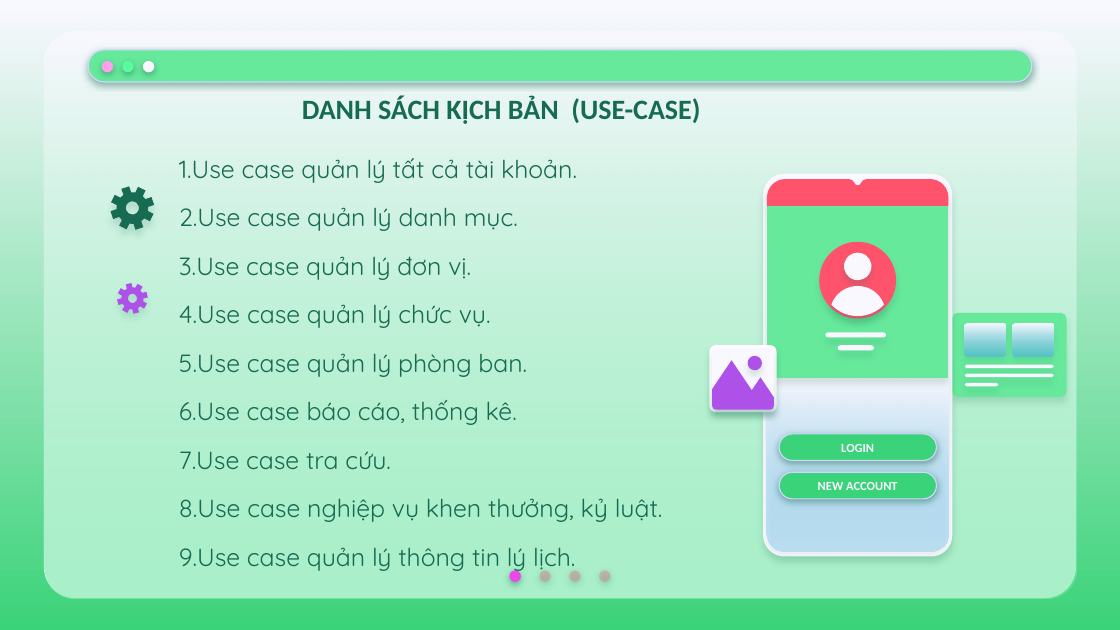
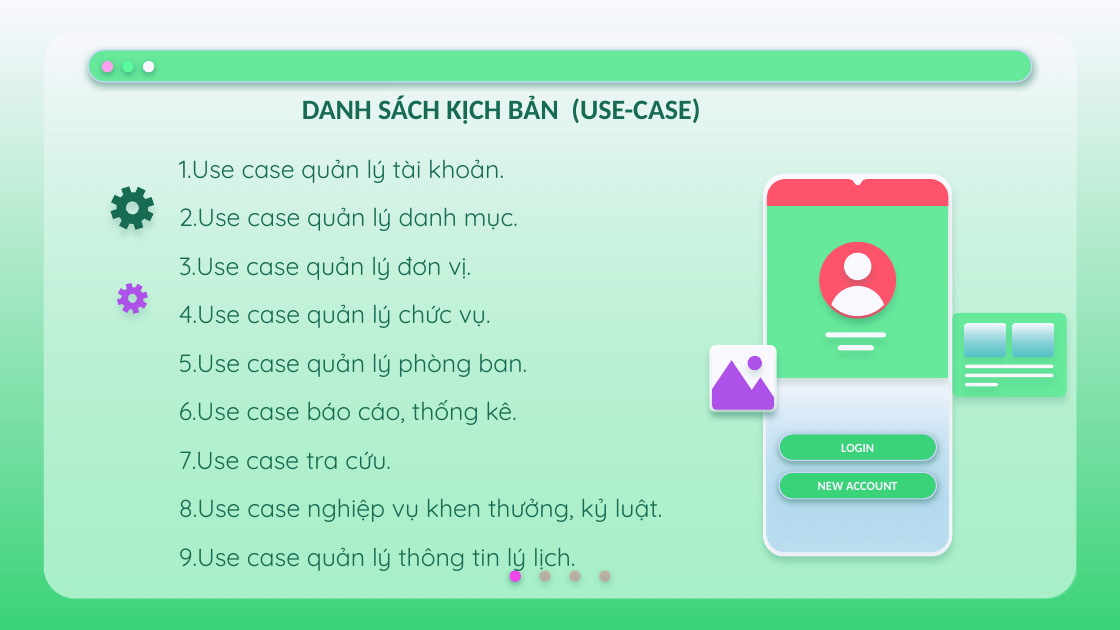
Before and after one commit to minhthanh1166/QuanLyNhanVien, a slide deck: slide 8 of File báo cáo/1911060565_Bui Minh Thanh_QuanLyNhanVien.pptx. Drawn at 1120x630 pixels with LibreOffice and Linux fonts; fonts in the diff are those of the drawing. Boxes give left, top, right and bottom in pixels: in the first picture for what was removed or moved away, otherwise in the second. Text is boxed around its words. In the diff, an @@ line names an element or a change of style, - is before the commit and + after.

Commit message:
update

```diff
--- a/File báo cáo/1911060565_Bui Minh Thanh_QuanLyNhanVien.pptx
+++ b/File báo cáo/1911060565_Bui Minh Thanh_QuanLyNhanVien.pptx
@@ subtitle at bbox=[179, 159, 504, 183]: text changed @@
-1.Use case quản lý tất cả tài khoản.
+1.Use case quản lý tài khoản.
```
